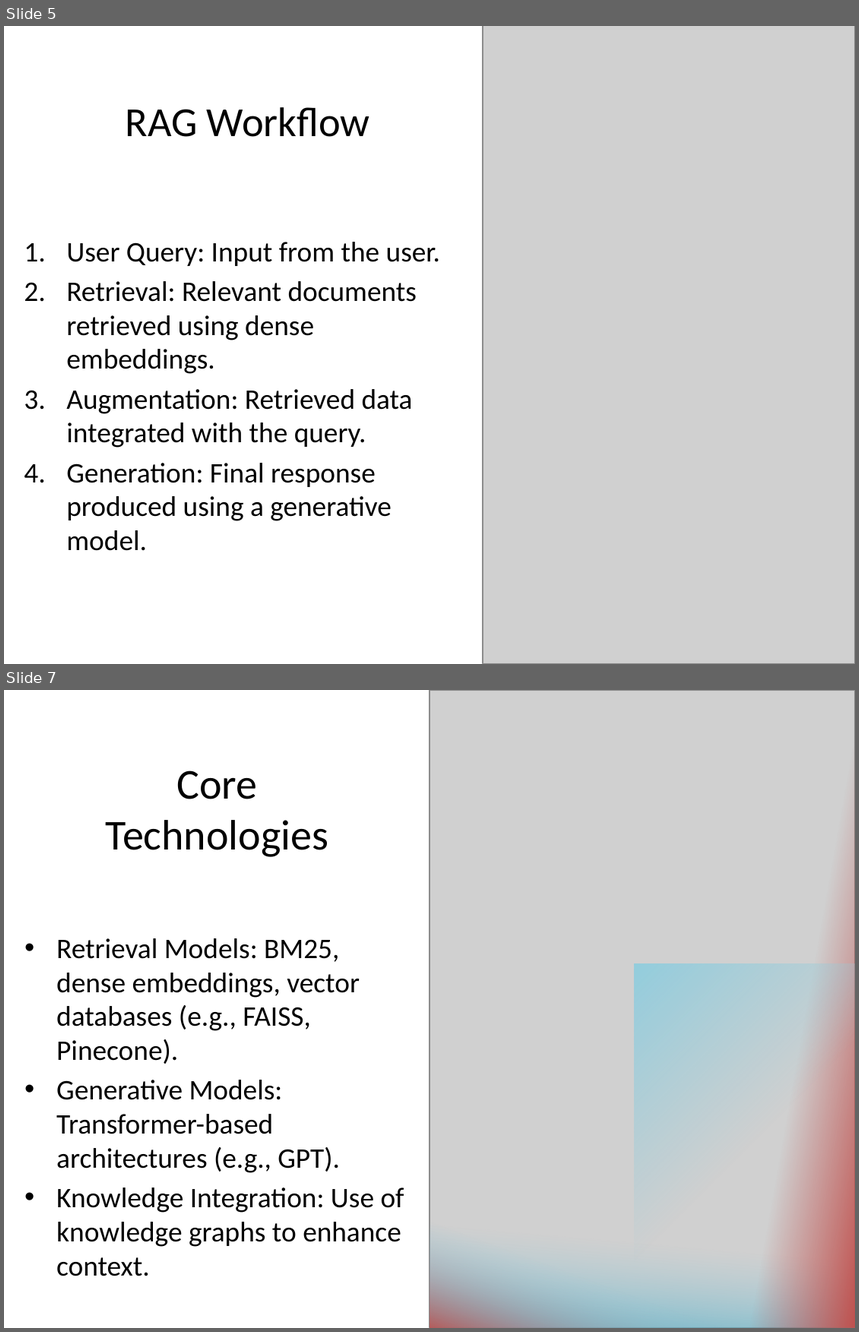
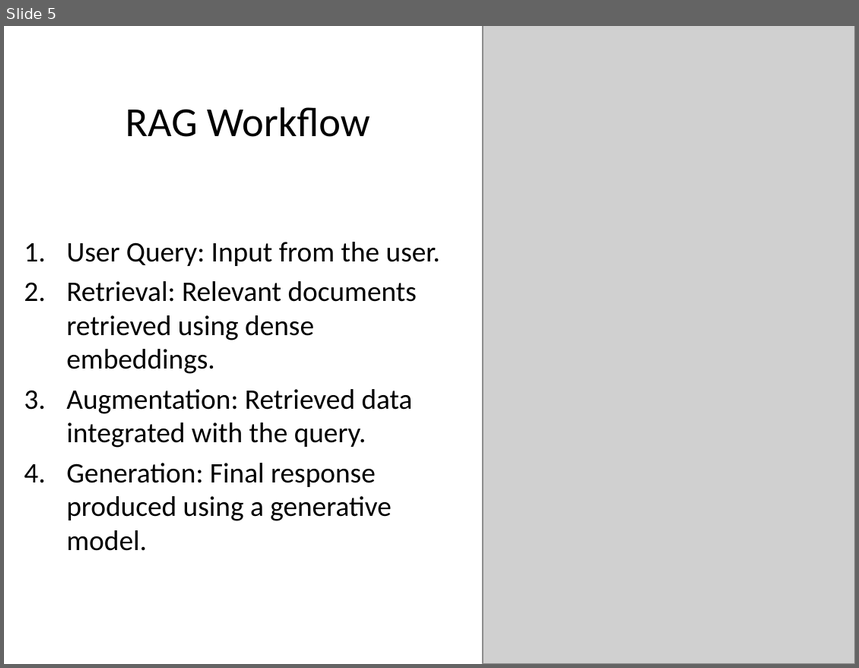
Before and after one commit to neuraltanh/ai-learning-playground, a slide deck: AIE_Presentations/Retrieval_Augmented_Generation_Presentation.pptx. Shown one above the other, each under a label of ours: slides 5 and 7 before the commit, slide 5 after it; the slides between them are not shown. The pictures are 859x1332 and 859x668 pixels, drawn with LibreOffice and Linux fonts; fonts in the diff are those of the drawing; grey boxes stand for pictures. Boxes give left, top, right and bottom in pixels: in the first picture for what was removed or moved away, otherwise in the second. Text is boxed around its words. In the diff, an @@ line names an element or a change of style, - is before the commit and + after.

Commit message:
Update RAG presentation

```diff
--- a/AIE_Presentations/Retrieval_Augmented_Generation_Presentation.pptx
+++ b/AIE_Presentations/Retrieval_Augmented_Generation_Presentation.pptx
@@ slide 7 removed at (4, 690, 855, 1328), background #FFFFFF @@
@@ picture removed at (430, 690, 855, 1328) @@
@@ rectangle removed at (703, 690, 855, 1328) @@
@@ title removed at (106, 771, 329, 857) @@
-Core Technologies
@@ text removed at (56, 939, 405, 1247) @@
-• Retrieval Models: BM25, dense embeddings, vector databases (e.g., FAISS, Pinecone).
-• Generative Models: Transformer-based architectures (e.g., GPT).
-• Knowledge Integration: Use of knowledge graphs to enhance context.
@@ rectangle removed at (634, 964, 854, 1328) @@
@@ rectangle removed at (430, 1184, 855, 1328) @@
@@ rectangle removed at (430, 1202, 855, 1328) @@
```
Also in this commit, not shown: 1 other slide removed.
